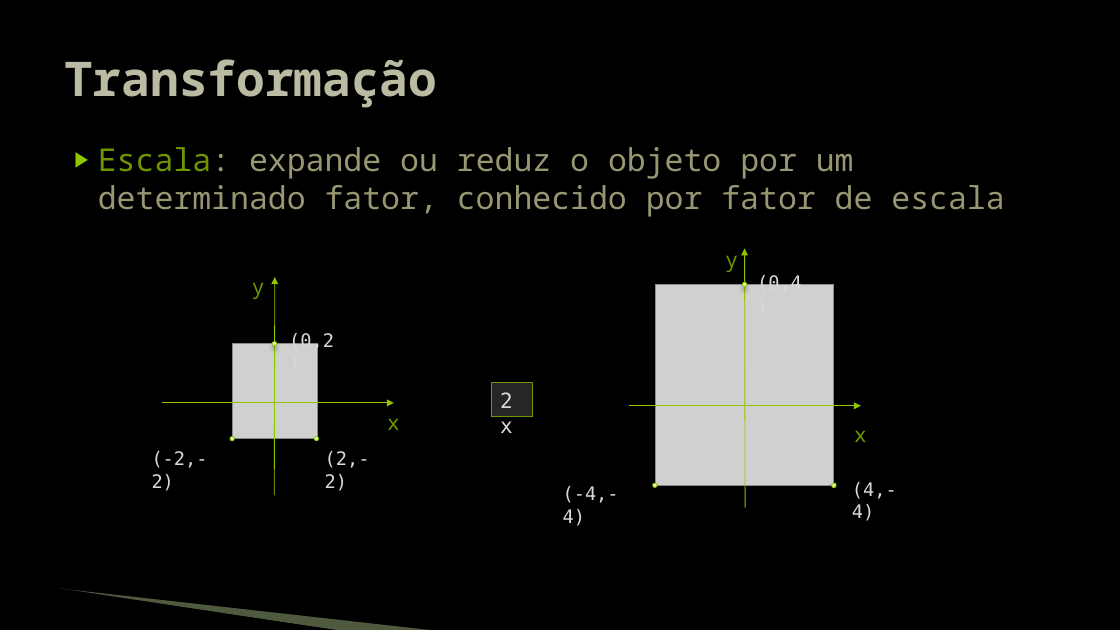
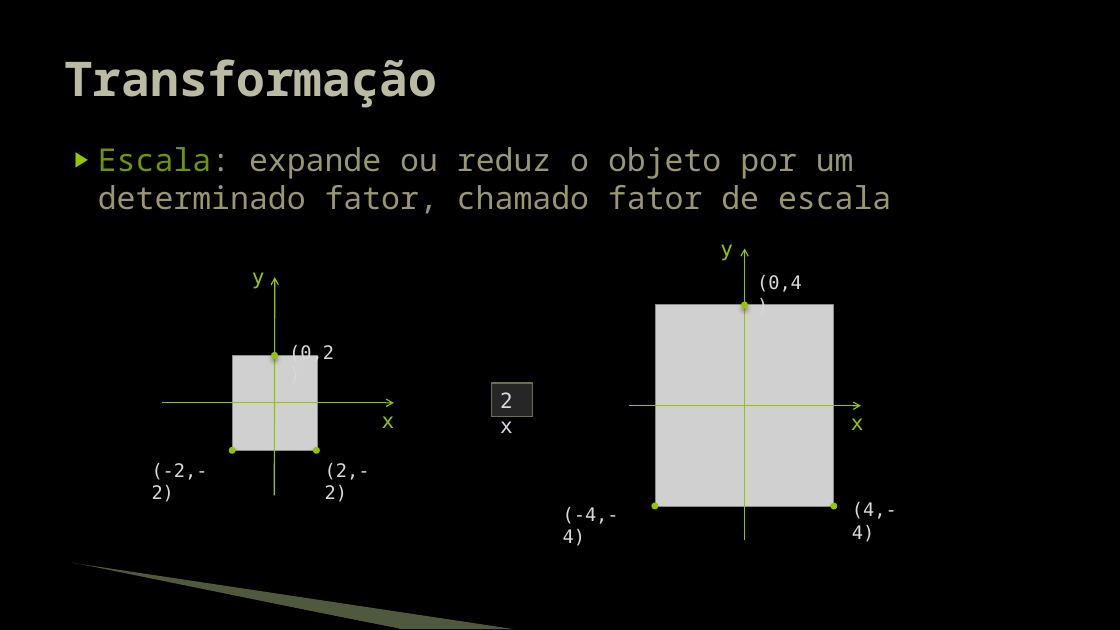
Before and after one commit to JudsonSS/Jogos, a slide deck: slide 5 of Slides/20. Transformações.pptx. Drawn at 1120x630 pixels with LibreOffice and Linux fonts; fonts in the diff are those of the drawing; grey boxes stand for pictures; background and template pictures are left out. Boxes give left, top, right and bottom in pixels: in the first picture for what was removed or moved away, otherwise in the second. Text is boxed around its words. In the diff, an @@ line names an element or a change of style, - is before the commit and + after.

```diff
--- a/Slides/20. Transformações.pptx
+++ b/Slides/20. Transformações.pptx
@@ text at (98,147,891,214): text changed @@
-▶ Escala: expande ou reduz o objeto por um determinado fator, conhecido por fator de escala
+▶ Escala: expande ou reduz o objeto por um
+  determinado fator, chamado fator de escala
@@ text "y": place and size @@
-text "y" at (725,256,738,272)
+text "y" at (720,244,733,261)
@@ text "y": place and size @@
-text "y" at (252,283,265,299)
+text "y" at (252,272,265,289)
@@ arrow moved from (745, 507) - (744, 249) to (744, 540) - (744, 249) @@
@@ arrow (744, 540) - (744, 249): stroke #94C600 0.75 pt to #94C600 1 pt; arrowheads changed @@
@@ arrow (275, 496) - (275, 277): stroke #94C600 0.75 pt to #94C600 1 pt; arrowheads changed @@
@@ 3 texts, 3 ellipses, 1 picture: place and size @@
-3 texts, 3 ellipses, 1 picture at (152,333,370,491)
+3 texts, 3 ellipses, 1 picture at (152,345,370,502)
@@ rectangle "2x" at (492,383,533,417): outline #6F9400 0.75 pt to #6C6F4C 1 pt @@
@@ arrow (162, 403) - (394, 403): stroke #94C600 0.75 pt to #94C600 1 pt; arrowheads changed @@
@@ arrow (629, 406) - (861, 406): stroke #94C600 0.75 pt to #94C600 1 pt; arrowheads changed @@
@@ font Noto Sans Mono to DejaVu Sans Mono, text colour #6F9400 to #94C600 in 4 elements at (382,416,395,428), (252,272,265,289), (720,244,733,261), (851,418,864,430) @@
@@ text "x": place and size @@
-text "x" at (854,431,867,442)
+text "x" at (851,418,864,430)
@@ 3 ellipses, 2 texts, 1 picture: place and size @@
-3 ellipses, 2 texts, 1 picture at (563,282,897,526)
+3 ellipses, 2 texts, 1 picture at (563,303,897,546)
@@ fill gradient #C8F492 to #E5FFC7 to #ECFFD8 to #94C600; outline #94C600 0.75 pt to #94C600 2.25 pt in 6 elements at (314,449,318,453), (230,449,234,453), (272,354,276,358), (743,303,747,308), (653,504,657,508), (832,504,836,508) @@
@@ ellipse removed at (832,483,836,487) @@
@@ freeform shape: place and size @@
-freeform shape at (60,590,340,630)
+freeform shape at (71,565,400,629)
@@ freeform shape: place and size @@
-freeform shape at (61,589,437,630)
+freeform shape at (73,563,514,629)
```
Also in this commit, not shown: 10 other slides changed.
